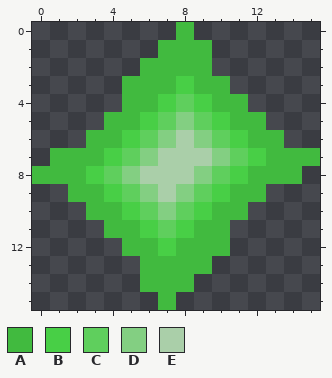
File history of a pixel-art sprite, PPG/Assets/Sprite/Obstacles/obs3.png. The picture above is the old version.
The file is 16x16 pixels.
Palette (. is transparent): A #41ba3f  B #48cf46  C #5fcf5d  D #83cf82  E #aacfa9
Pixels before, first column x 0:
 0 ........A.......
 1 .......AAA......
 2 ......AAAA......
 3 .....AAABAA.....
 4 .....AABCBAA....
 5 ....AABCDCBAA...
 6 ...AABCDEDCBAA..
 7 .AAABCDEEEDCBAAA
 8 AAABCDEEEDCBAAA.
 9 ..AABCDEDCBAA...
10 ...AABCDCBAA....
11 ....AABCBAA.....
12 .....AABAAA.....
13 ......AAAA......
14 ......AAA.......
15 .......A........
New version:
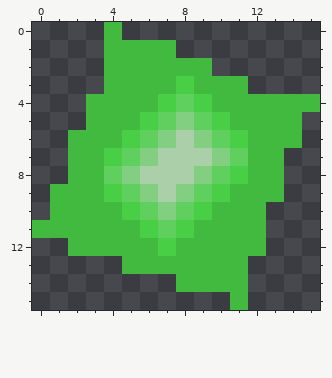
Difference:
Changed rows in their new state; - is an unchanged pixel.
first column x 0:
 0 ----A---.-------
 1 ----AAA-..------
 2 ----AA----------
 3 ----A------A----
 4 ---AA-------AAAA
 5 ---A---------AA-
 6 --A-----------A-
 7 -.----------A-..
 8 ..-A----------.-
 9 -A-----------A--
10 -AA---------A---
11 AAAA-------AA---
12 --AAA------AA---
13 -----A----AA----
14 ------..-AAA----
15 -------.---A----
